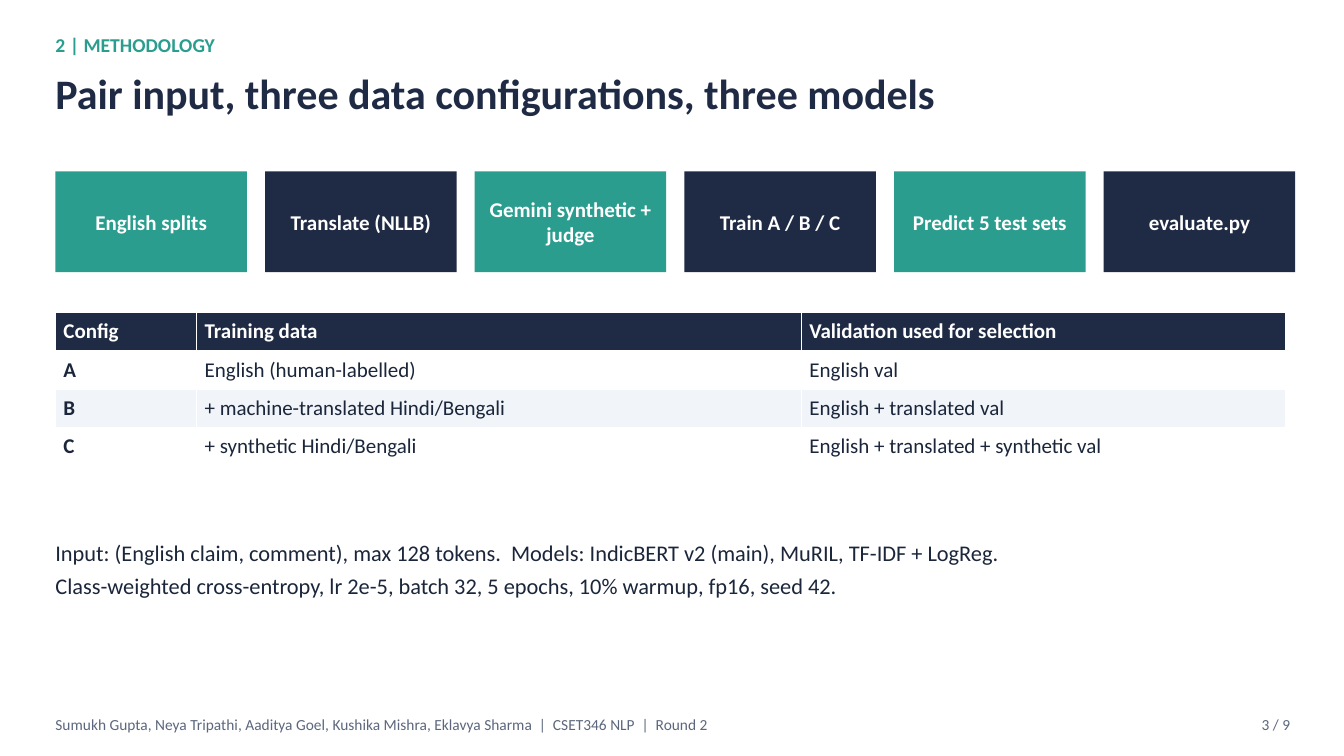
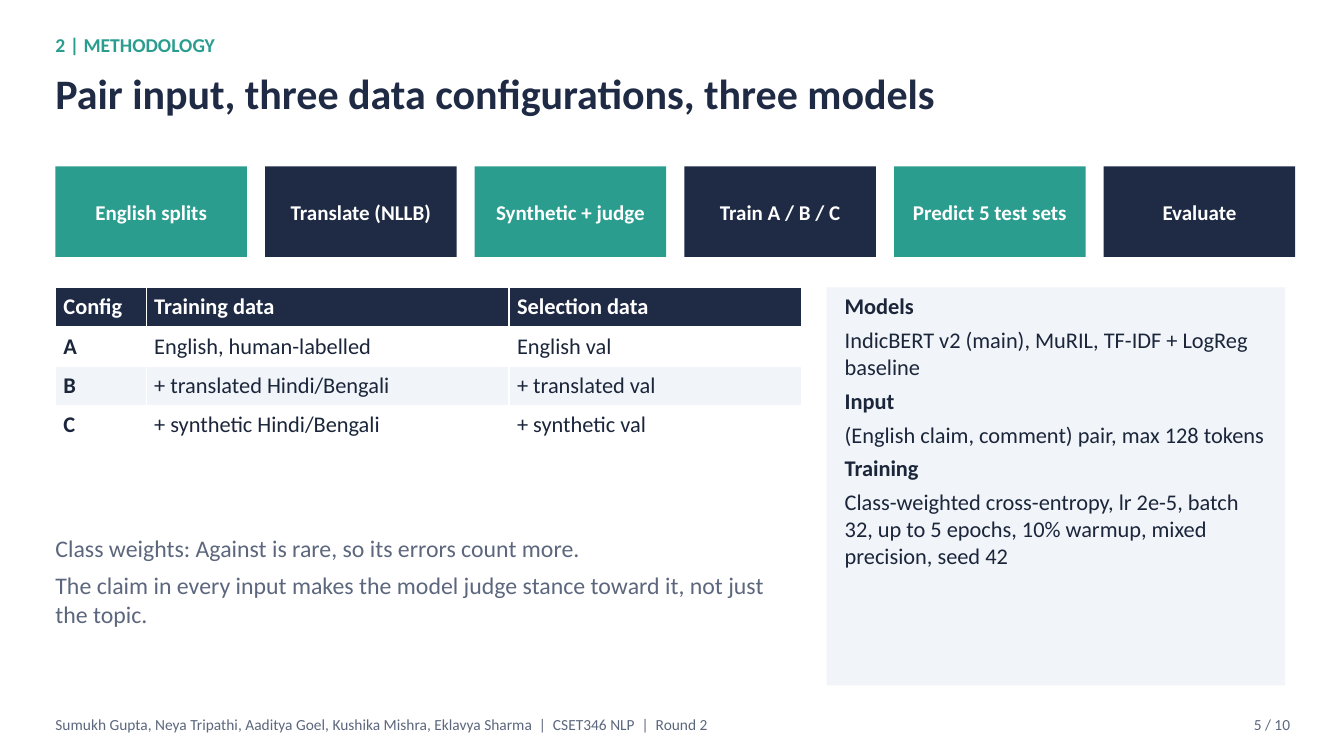
Before and after one commit to sumukh-dgaf/indic-climate-stance, a slide deck: slide 5 of outputs/Round2_Deck.pptx (slide 3 before the commit). Drawn at 1344x756 pixels with LibreOffice and Linux fonts; fonts in the diff are those of the drawing. Boxes give left, top, right and bottom in pixels: in the first picture for what was removed or moved away, otherwise in the second. Text is boxed around its words. In the diff, an @@ line names an element or a change of style, - is before the commit and + after.

```diff
--- a/outputs/Round2_Deck.pptx
+++ b/outputs/Round2_Deck.pptx
@@ rectangle "English splits" resized from (x1=55, y1=171, x2=247, y2=272) to (x1=55, y1=166, x2=247, y2=257) @@
@@ rectangle "Translate (NLLB)" resized from (x1=265, y1=171, x2=457, y2=272) to (x1=265, y1=166, x2=457, y2=257) @@
@@ rectangle "Synthetic + judge" resized from (x1=475, y1=171, x2=666, y2=272) to (x1=475, y1=166, x2=666, y2=257) @@
@@ rectangle "Train A / B / ..." resized from (x1=685, y1=171, x2=876, y2=272) to (x1=685, y1=166, x2=876, y2=257) @@
@@ rectangle "Predict 5 test sets" resized from (x1=894, y1=171, x2=1086, y2=272) to (x1=894, y1=166, x2=1086, y2=257) @@
@@ rectangle "Evaluate" resized from (x1=1104, y1=171, x2=1296, y2=272) to (x1=1104, y1=166, x2=1296, y2=257) @@
@@ text in rectangle at (x1=496, y1=205, x2=645, y2=224): text changed @@
-Gemini synthetic + judge
+Synthetic + judge
@@ text in rectangle at (x1=1163, y1=205, x2=1237, y2=220): text changed @@
-evaluate.py
+Evaluate
@@ table at (x1=55, y1=287, x2=802, y2=445) @@
-row 1, column 3: Validation used for selection
+row 1, column 3: Selection data
-row 2, column 2: English (human-labelled)
+row 2, column 2: English, human-labelled
-row 3, column 2: + machine-translated Hindi/Bengali
+row 3, column 2: + translated Hindi/Bengali
-row 3, column 3: English + translated val
+row 3, column 3: + translated val
-row 4, column 3: English + translated + synthetic val
+row 4, column 3: + synthetic val
@@ size 15 to 16 pt in "Config", "Training data", "A", "English val" and 3 more places @@
@@ table resized from (x1=55, y1=313, x2=1286, y2=466) to (x1=55, y1=287, x2=802, y2=445) @@
@@ rectangle "Models" resized from (x1=55, y1=545, x2=999, y2=598) to (x1=827, y1=287, x2=1286, y2=686) @@
@@ rectangle "Models" at (x1=827, y1=287, x2=1286, y2=686): fill none to #F1F4F8 @@
@@ text in rectangle at (x1=845, y1=298, x2=1264, y2=568): text changed @@
-Input: (English claim, comment), max 128 tokens. Models: IndicBERT v2 (main), MuRIL, TF-IDF + LogReg.
-Class-weighted cross-entropy, lr 2e-5, batch 32, 5 epochs, 10% warmup, fp16, seed 42.
+Models
+IndicBERT v2 (main), MuRIL, TF-IDF + LogReg baseline
+Input
+(English claim, comment) pair, max 128 tokens
+Training
+Class-weighted cross-entropy, lr 2e-5, batch 32, up to 5 epochs, 10% warmup, mixed precision, seed 42
@@ text added at (x1=55, y1=540, x2=763, y2=627), 17 pt, text #5C677D @@
+Class weights: Against is rare, so its errors count more.
+The claim in every input makes the model judge stance toward it, not just the topic.
@@ text at (x1=1254, y1=720, x2=1290, y2=730): text changed @@
-3 / 9
+5 / 10
```
Also in this commit, not shown: 6 other slides changed, 3 slides added, 2 slides removed, 2 other files.
